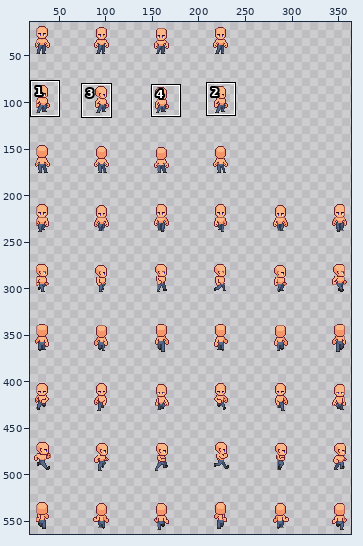
Pixel-art file -- Assets/Textures/Characters/player_spritesheet.aseprite. Above, an overview of the earlier version with the close-up marked.
Close-up. Before:
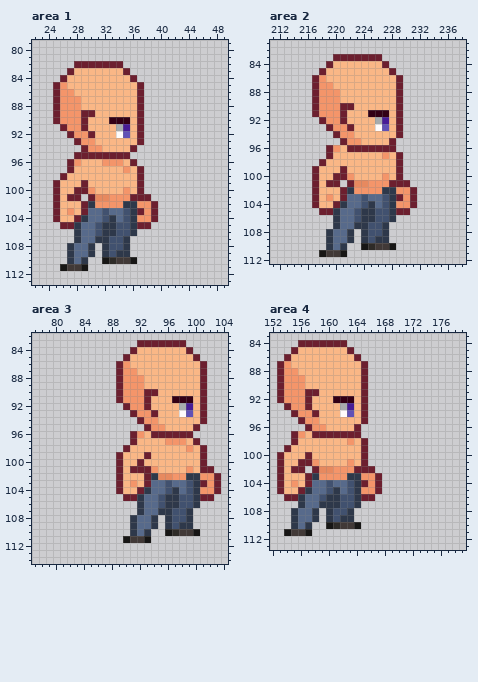
400x576 pixels, 1 frame. Shown: area 1: x 22..49, y 79..113; area 2: x 211..238, y 81..112; area 3: x 77..104, y 82..114; area 4: x 152..179, y 83..113. The wide view leaves out empty margins. The commit also changed other parts of the picture, which this record leaves out.
And afterwards:
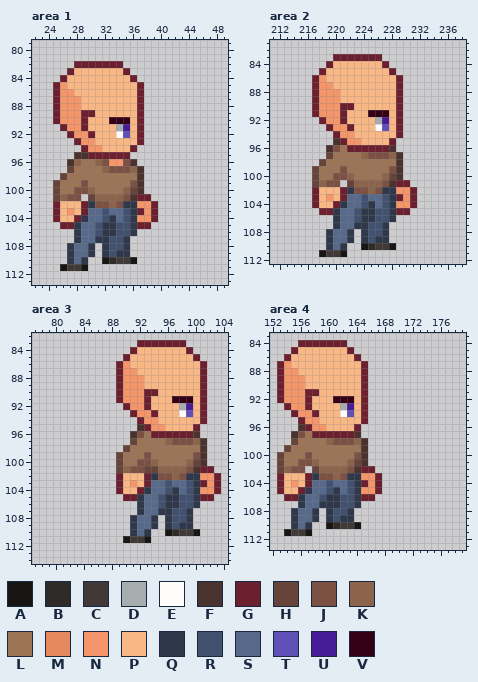
Palette (. is transparent): A #171615  B #2e2b28  C #413937  D #a7acae  E #fffcfc  F #4a332e  G #6c1f2f  H #664439  J #7c5143  K #8c634b  L #9d7455  M #e7895f  N #f4956a  P #fab786  Q #2e384a  R #41516f  S #576a8b  T #6051b6  U #471c96  V #330015
From old to new:
layer "Shirt" now shown
Changed rows in their new state; - is an unchanged pixel.
Area 1, layer "Shirt":
first column x 25:
 95 ---FF--------
 96 --FKLLKJ--JF-
 97 --HLLLLKJJJKF
 98 -HLLLLLLLLLLF
 99 HLLLJLLLLLLJF
100 HLLJJKLLLLKHF
101 HKJJ-HKKKKJF-
102 ------JJKJ---
Area 2, layer "Shirt":
first column x 217:
 95 ---F---------
 96 --FJL------F-
 97 --HLLLLKJJJKF
 98 -HLLLLLLLLLLF
 99 HLLLJLLLLLLJF
100 HLLJJKLLLLKHF
101 HKJJ-HKKKKJF-
102 ------JJKJ---
Area 3, layer "Shirt":
first column x 89:
 95 ---F---------
 96 --FJL------F-
 97 --HLLLLKJJJKF
 98 -HLLLLLLLLLLF
 99 HLLLJLLLLLLJF
100 HLLJJKLLLLKHF
101 HKJJHHKKKKJF-
102 ------JJKJ---
Area 4, layer "Shirt":
first column x 153:
 96 ---F---------
 97 --FJL------F-
 98 --HLLLLKJJJKF
 99 -HLLLLLLLLLLF
100 HLLLJLLLLLLJF
101 HLLJJKLLLLKHF
102 HKJJ-HKKKKJF-
103 ------JJKJ---
